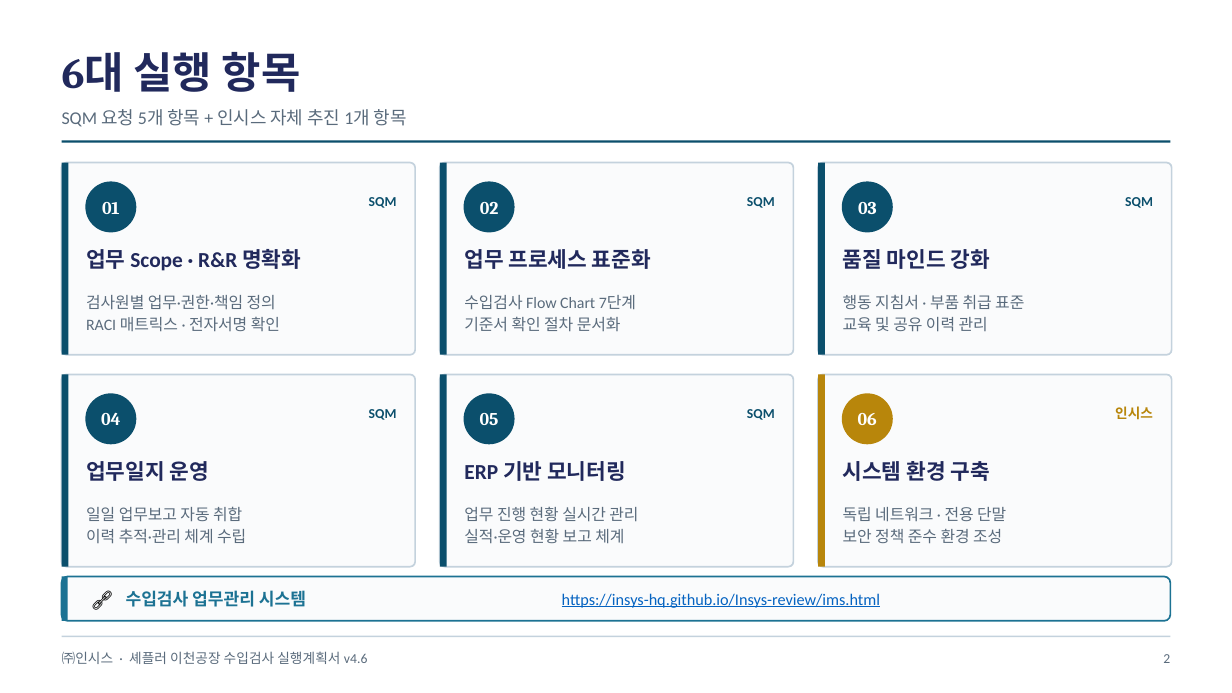
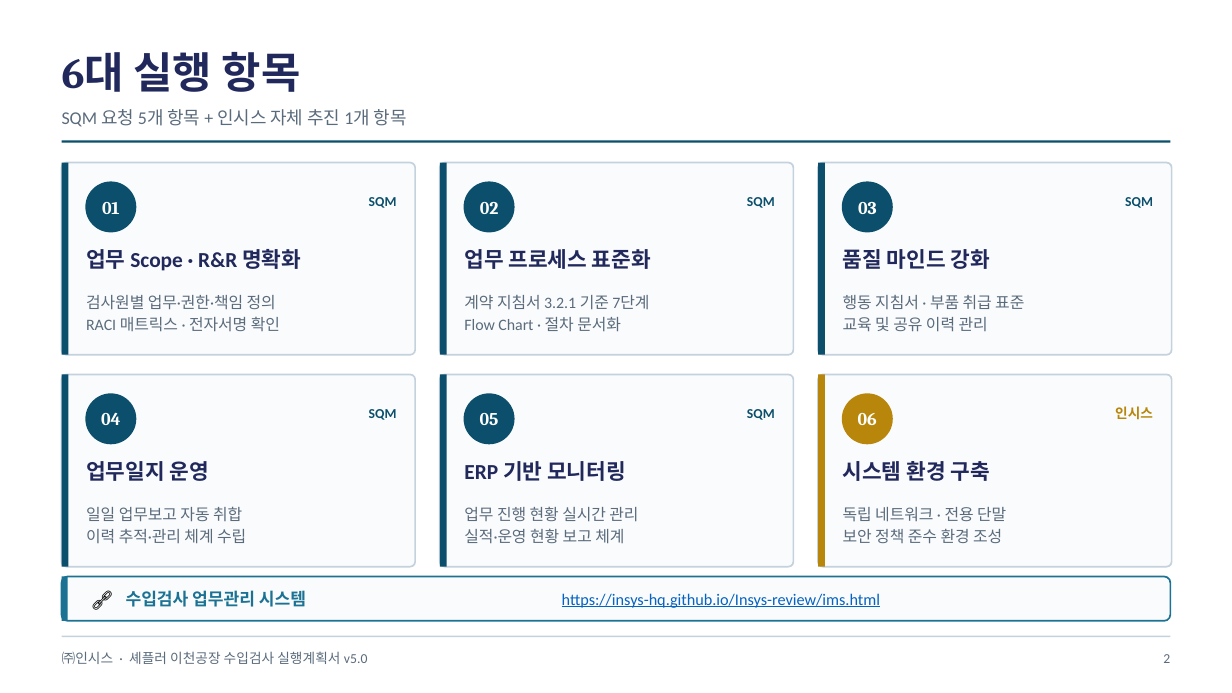
Before and after one commit to Insys-HQ/Insys-review, a slide deck: slide 2 of action_plan.pptx. Drawn at 1232x693 pixels with LibreOffice and Linux fonts; fonts in the diff are those of the drawing. Boxes give left, top, right and bottom in pixels: in the first picture for what was removed or moved away, otherwise in the second. Text is boxed around its words. In the diff, an @@ line names an element or a change of style, - is before the commit and + after.

```diff
--- a/action_plan.pptx
+++ b/action_plan.pptx
@@ text at (x1=464, y1=295, x2=649, y2=331): text changed @@
-수입검사 Flow Chart 7단계
-기준서 확인 절차 문서화
+계약 지침서 3.2.1 기준 7단계
+Flow Chart · 절차 문서화
@@ text at (x1=62, y1=651, x2=368, y2=664): text changed @@
-㈜인시스 · 셰플러 이천공장 수입검사 실행계획서 v4.6
+㈜인시스 · 셰플러 이천공장 수입검사 실행계획서 v5.0
```
Also in this commit, not shown: 12 other slides changed.
